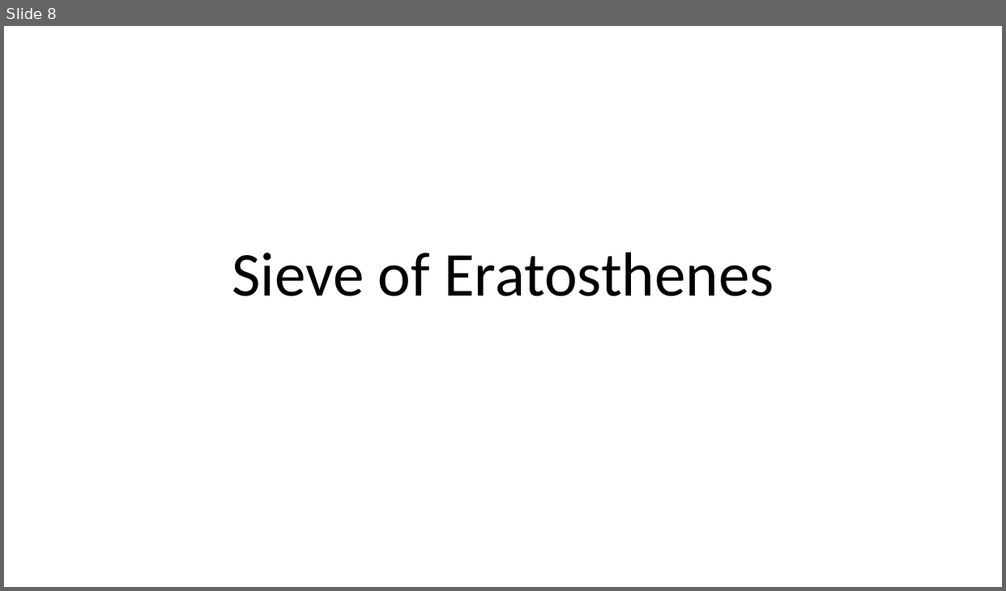
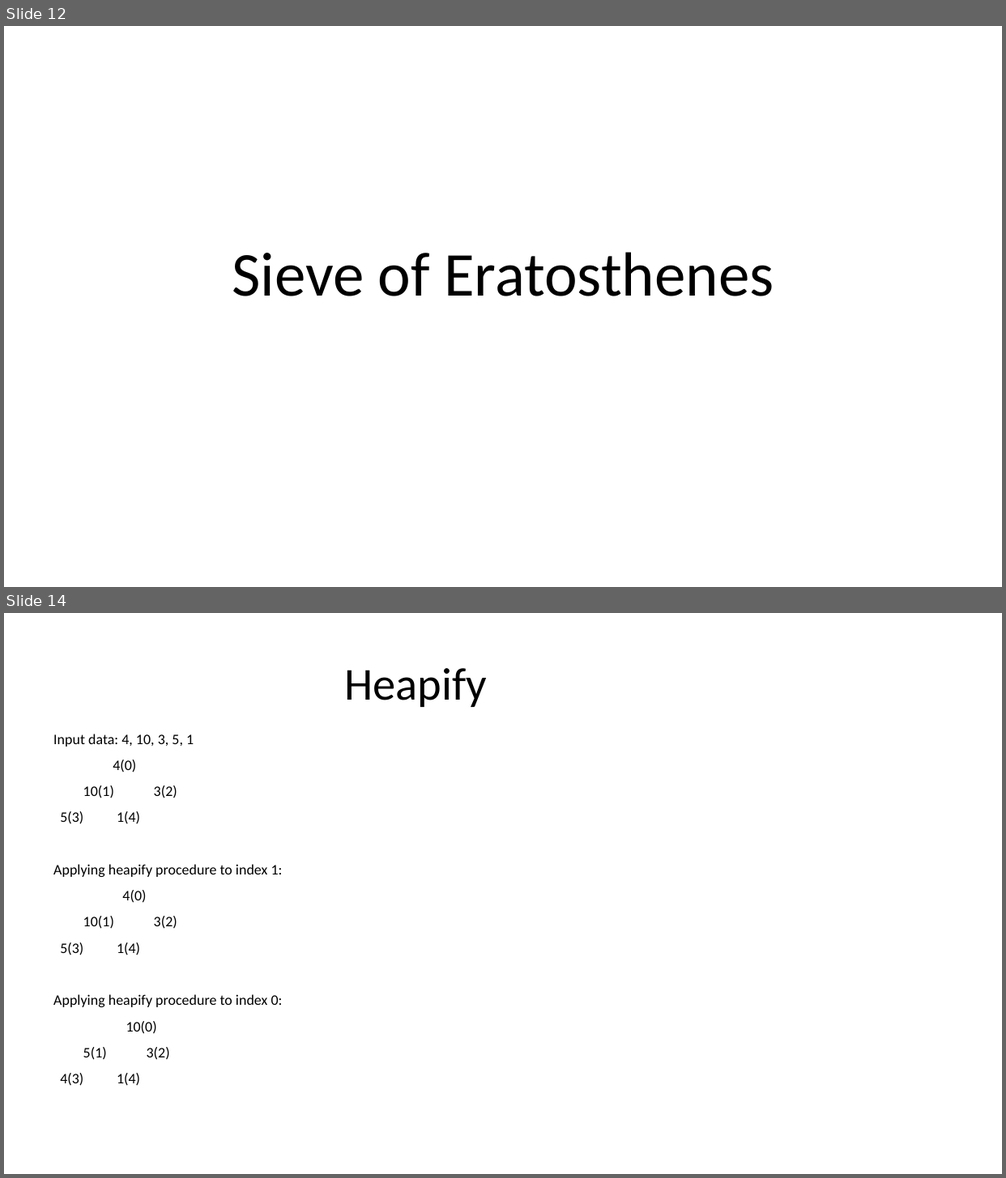
Before and after one commit to tapaswenipathak/Presentations, a slide deck: PyLadies Remote/Data-Structures-and-Algorithms-using-Python/Data Structures and Algorithms using Python.pptx. Shown one above the other, each under a label of ours: slide 8 before the commit, slides 12 and 14 after it; the slides between them are not shown. The pictures are 1006x591 and 1006x1178 pixels, drawn with LibreOffice and Linux fonts; fonts in the diff are those of the drawing. Boxes give left, top, right and bottom in pixels: in the first picture for what was removed or moved away, otherwise in the second. Text is boxed around its words. In the diff, an @@ line names an element or a change of style, - is before the commit and + after.

```diff
--- a/PyLadies Remote/Data-Structures-and-Algorithms-using-Python/Data Structures and Algorithms using Python.pptx
+++ b/PyLadies Remote/Data-Structures-and-Algorithms-using-Python/Data Structures and Algorithms using Python.pptx
@@ slide 14 added at (4, 613, 1002, 1174), background #FFFFFF @@
@@ title added at (345, 668, 488, 707), 44 pt, text #000000 @@
+Heapify
@@ text added at (53, 734, 283, 1086), 14 pt, text #000000 @@
+Input data: 4, 10, 3, 5, 1
+4(0)
+10(1) 3(2)
+5(3) 1(4)
+Applying heapify procedure to index 1:
+4(0)
+10(1) 3(2)
+5(3) 1(4)
+Applying heapify procedure to index 0:
+10(0)
+5(1) 3(2)
+4(3) 1(4)
@@ what was slide 8 is now slide 12 @@
```
Also in this commit, not shown: 3 slides changed, 4 other slides added, 1 other file.
